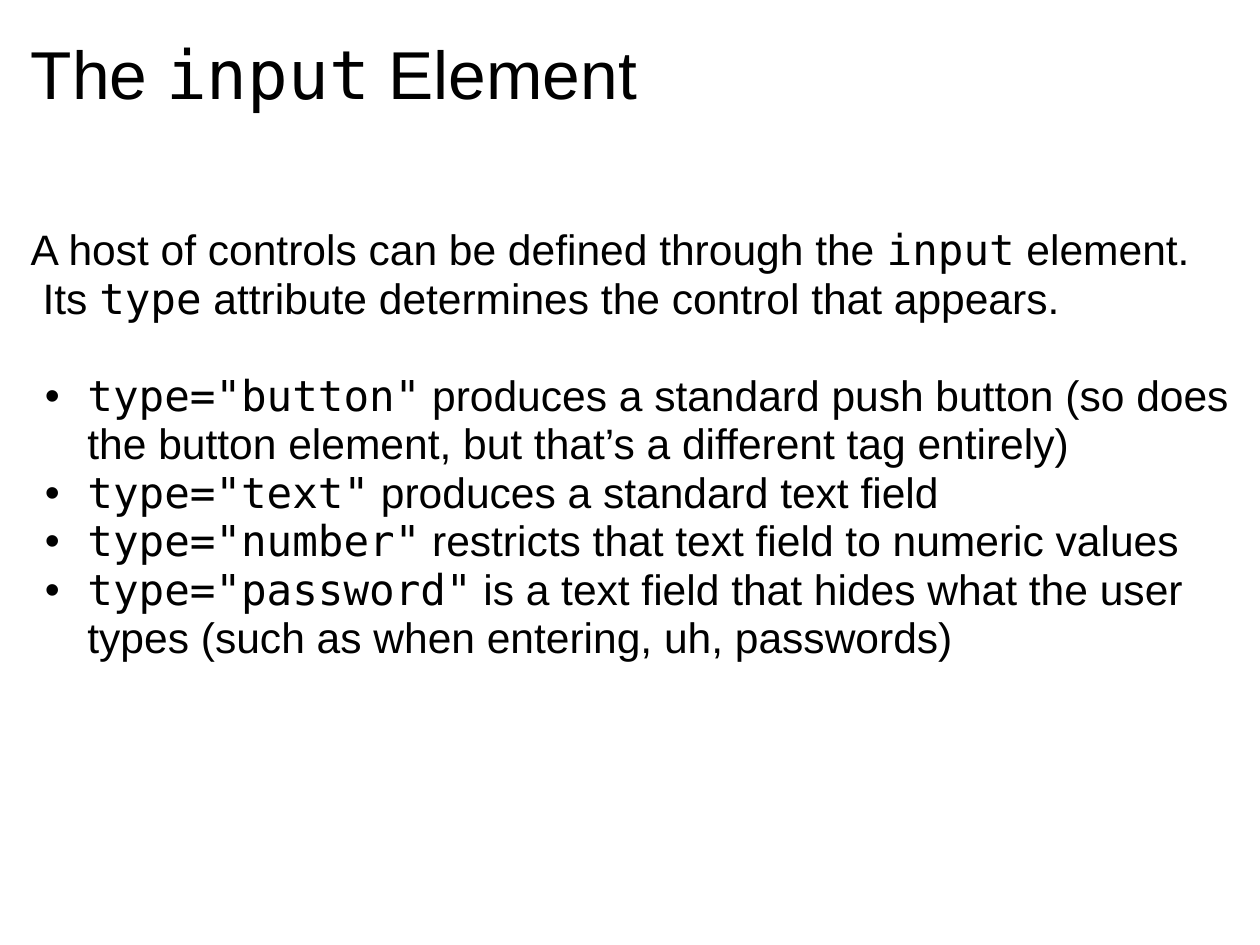
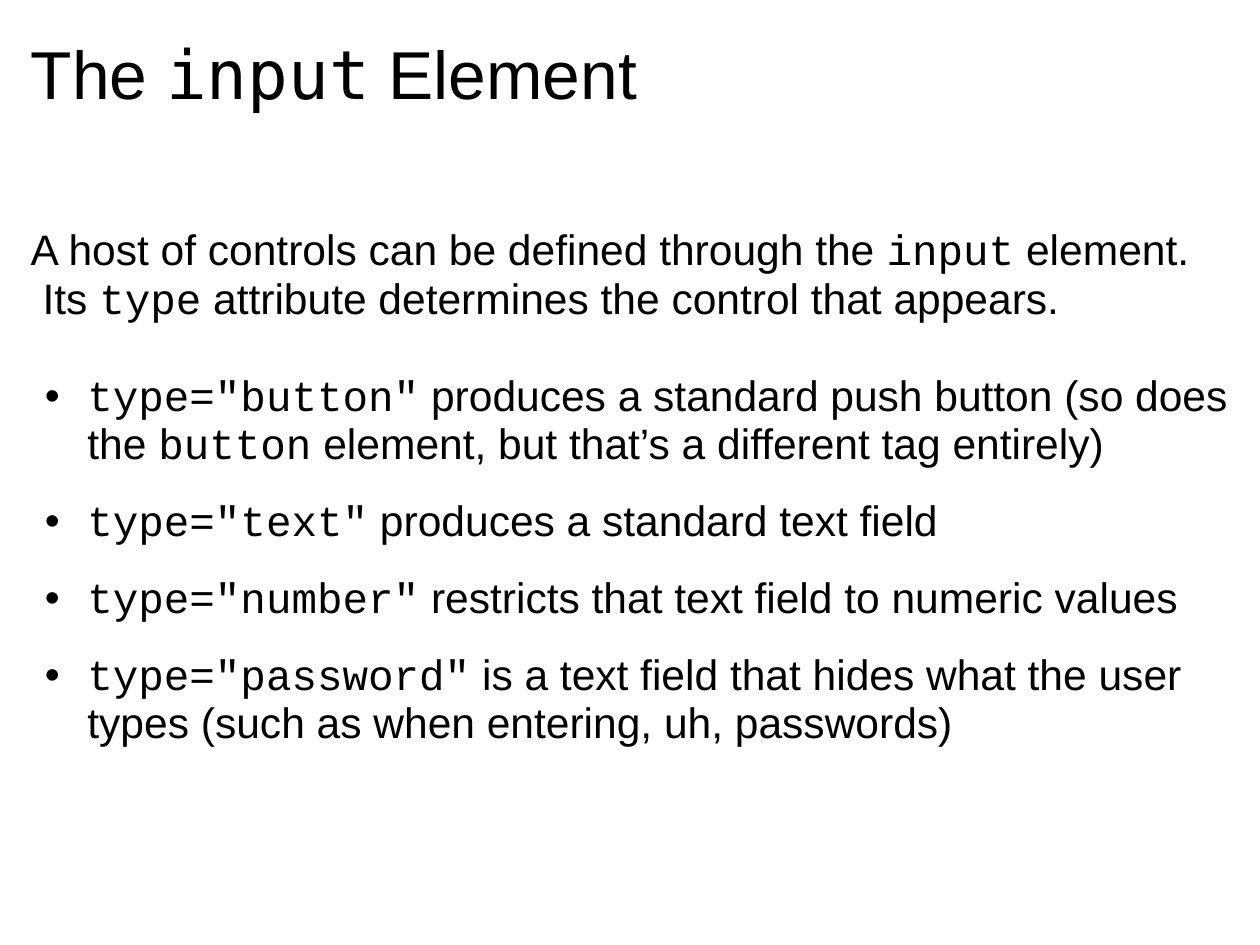
Before and after one commit to dondi/javascript-book, a slide deck: slide 7 of presentations/Chapter_6_Presentation.ppt. Drawn at 1260x945 pixels with LibreOffice and Linux fonts; fonts in the diff are those of the drawing; background and template pictures are left out. Boxes give left, top, right and bottom in pixels: in the first picture for what was removed or moved away, otherwise in the second. Text is boxed around its words. In the diff, an @@ line names an element or a change of style, - is before the commit and + after.

```diff
--- a/presentations/Chapter_6_Presentation.ppt
+++ b/presentations/Chapter_6_Presentation.ppt
@@ text "A host of controls can ..." at bbox=[31, 234, 1227, 746]: font DejaVu Sans Mono to Courier New in "input type", "type="button"", "type="text"", "type="number"" and 1 more places; font Arial to Courier New in "button"; more space between paragraphs @@
```
Also in this commit, not shown: 8 other slides changed, 1 other file.
